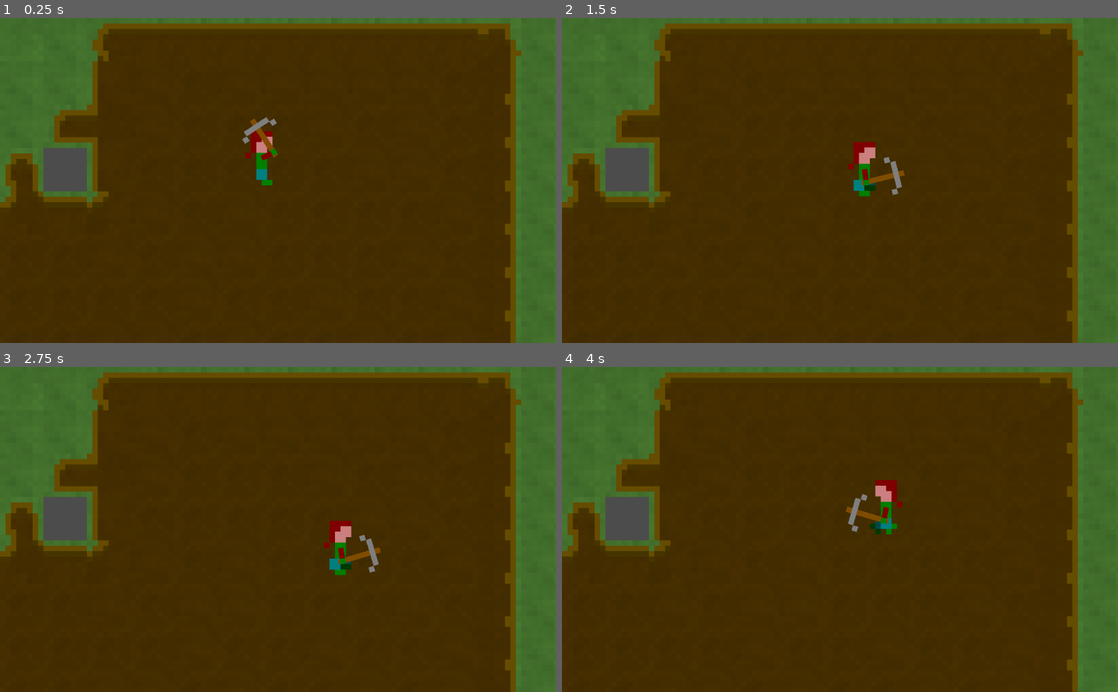
Above: before the commit, frames 1-4 (two rows, left to right).
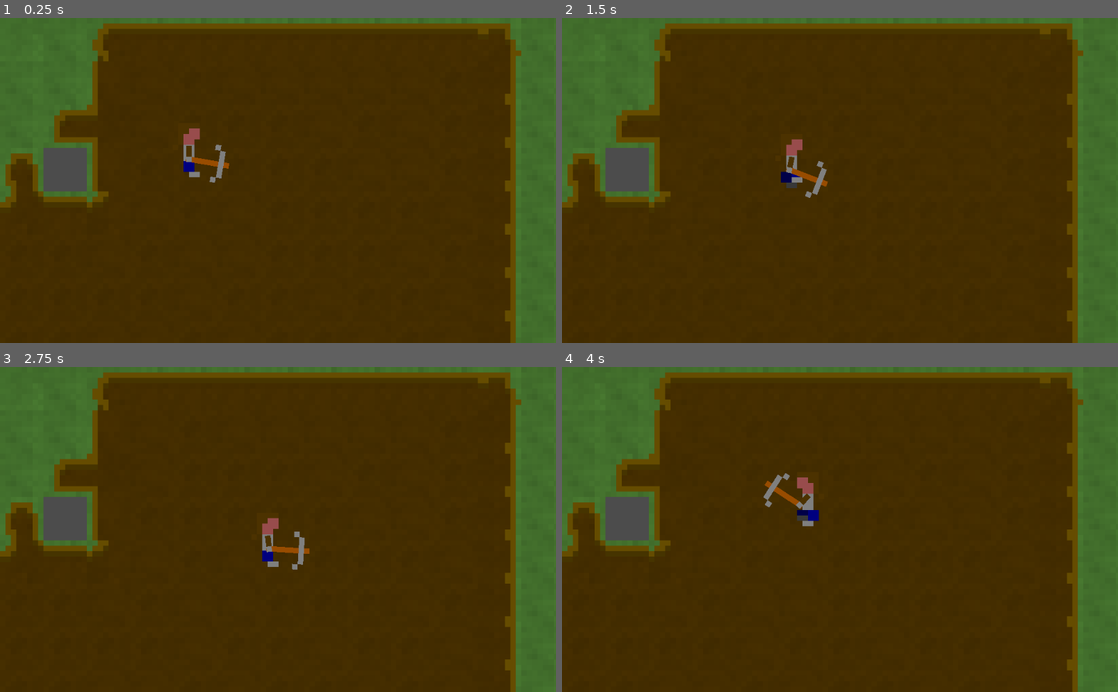
Above: after the commit, the same moments.

Repository: xarvh/residuals
Game: Godot game, scene res://scenes/Main.tscn
Two runs of this game, one before a commit and one after it. Both use one fixed random seed, a clock stepped at 60 frames per second and the inputs below.
Inputs:
- Up to frame 1 (0.25 s): no input
- Up to frame 2 (1.5 s): hold Right (ui_right) 0.53-1.28 s; hold Down (ui_down) from 1.28 s (still down)
- Up to frame 3 (2.75 s): release Down (ui_down) at 2.03 s; hold Right (ui_right) from 2.03 s (still down)
- Up to frame 4 (4 s): release Right (ui_right) at 2.78 s; hold Up (ui_up) 2.78-3.53 s; hold Left (ui_left) from 3.53 s (still down)

The runs differ from the first frame. In frame 1, 1.2% of the frame differs, in the area x 33-50%, y 30-52%; in frame 2, 1.3%; in frame 3, 1.3%; in frame 4, 1.3%, in the area x 36-62%, y 32-52%.

Commit message:
Manager uses animation player

Diff:
--- a/scenes/HumanCharacter.tscn
+++ b/scenes/HumanCharacter.tscn
@@ -1,57 +1,169 @@
-[gd_scene load_steps=10 format=2]
+[gd_scene load_steps=12 format=2]
 
-[ext_resource path="res://scripts/HumanCharacter.gd" type="Script" id=1]
-[ext_resource path="res://assets/legs.png" type="Texture" id=2]
-[ext_resource path="res://shaders/ColorizeRGB.shader" type="Shader" id=3]
-[ext_resource path="res://assets/torso_and_head.png" type="Texture" id=4]
-[ext_resource path="res://assets/arm.png" type="Texture" id=5]
-[ext_resource path="res://assets/pickaxe.png" type="Texture" id=6]
-
-[sub_resource type="ShaderMaterial" id=1]
-shader = ExtResource( 3 )
-shader_param/colorR = Vector3( 0.5, 0, 0 )
-shader_param/colorG = Vector3( 0, 0.5, 0 )
-shader_param/colorB = Vector3( 0, 0.5, 0.5 )
-
-[sub_resource type="ShaderMaterial" id=2]
-shader = ExtResource( 3 )
-shader_param/colorR = Vector3( 0.5, 0, 0 )
-shader_param/colorG = Vector3( 0, 0.5, 0 )
-shader_param/colorB = Vector3( 0.8, 0.5, 0.5 )
+[ext_resource path="res://assets/legs.png" type="Texture" id=1]
+[ext_resource path="res://assets/torso_and_head.png" type="Texture" id=2]
+[ext_resource path="res://assets/arm.png" type="Texture" id=3]
+[ext_resource path="res://assets/pickaxe.png" type="Texture" id=4]
+[ext_resource path="res://shaders/ColorizeRGB.shader" type="Shader" id=5]
 
 [sub_resource type="ShaderMaterial" id=3]
-shader = ExtResource( 3 )
-shader_param/colorR = Vector3( 0.5, 0.3, 0 )
+shader = ExtResource( 5 )
+shader_param/colorR = Vector3( 0.3, 0.2, 0 )
 shader_param/colorG = Vector3( 0.5, 0.5, 0.5 )
-shader_param/colorB = null
+shader_param/colorB = Vector3( 0, 0, 0.5 )
 
-[node name="HumanCharacter" type="Node2D"]
-position = Vector2( 239.985, 167.248 )
+[sub_resource type="ShaderMaterial" id=4]
+shader = ExtResource( 5 )
+shader_param/colorR = Vector3( 0.3, 0.2, 0 )
+shader_param/colorG = Vector3( 0.5, 0.5, 0.5 )
+shader_param/colorB = Vector3( 0.6, 0.3, 0.3 )
+
+[sub_resource type="ShaderMaterial" id=5]
+shader = ExtResource( 5 )
+shader_param/colorR = Vector3( 0.6, 0.3, 0 )
+shader_param/colorG = Vector3( 0.5, 0.5, 0.5 )
+shader_param/colorB = Vector3( 0, 0, 1 )
+
+[sub_resource type="Animation" id=6]
+resource_name = "Idle"
+tracks/0/type = "value"
+tracks/0/path = NodePath("Legs:frame")
+tracks/0/interp = 1
+tracks/0/loop_wrap = true
+tracks/0/imported = false
+tracks/0/enabled = true
+tracks/0/keys = {
+"times": PoolRealArray( 0 ),
+"transitions": PoolRealArray( 1 ),
+"update": 1,
+"values": [ 1 ]
+}
+tracks/1/type = "value"
+tracks/1/path = NodePath("Legs/Torso+Head/Arm:rotation_degrees")
+tracks/1/interp = 1
+tracks/1/loop_wrap = true
+tracks/1/imported = false
+tracks/1/enabled = true
+tracks/1/keys = {
+"times": PoolRealArray( 0 ),
+"transitions": PoolRealArray( 1 ),
+"update": 0,
+"values": [ 0.0 ]
+}
+
+[sub_resource type="Animation" id=2]
+resource_name = "SwingTool"
+length = 2.0
+tracks/0/type = "value"
+tracks/0/path = NodePath("Legs/Torso+Head/Arm:rotation_degrees")
+tracks/0/interp = 1
+tracks/0/loop_wrap = true
+tracks/0/imported = false
+tracks/0/enabled = true
+tracks/0/keys = {
+"times": PoolRealArray( 0, 1 ),
+"transitions": PoolRealArray( 1, 1 ),
+"update": 0,
+"values": [ -128.069, -19.8549 ]
+}
+tracks/1/type = "value"
+tracks/1/path = NodePath("Legs:position")
+tracks/1/interp = 1
+tracks/1/loop_wrap = true
+tracks/1/imported = false
+tracks/1/enabled = true
+tracks/1/keys = {
+"times": PoolRealArray( 1, 1.5 ),
+"transitions": PoolRealArray( 1, 1 ),
+"update": 0,
+"values": [ Vector2( 0, -1 ), Vector2( 0, 0 ) ]
+}
+tracks/2/type = "value"
+tracks/2/path = NodePath("Legs/Torso+Head:rotation_degrees")
+tracks/2/interp = 1
+tracks/2/loop_wrap = true
+tracks/2/imported = false
+tracks/2/enabled = true
+tracks/2/keys = {
+"times": PoolRealArray( 0.5, 1, 2 ),
+"transitions": PoolRealArray( 1, 1, 1 ),
+"update": 0,
+"values": [ 13.424, 19.4114, 0.0 ]
+}
+tracks/3/type = "value"
+tracks/3/path = NodePath("Legs:frame")
+tracks/3/interp = 1
+tracks/3/loop_wrap = true
+tracks/3/imported = false
+tracks/3/enabled = true
+tracks/3/keys = {
+"times": PoolRealArray( 0, 1, 1.5 ),
+"transitions": PoolRealArray( 1, 1, 1 ),
+"update": 1,
+"values": [ 1, 0, 3 ]
+}
+
+[sub_resource type="Animation" id=1]
+resource_name = "Walk"
+length = 6.0
+loop = true
+tracks/0/type = "value"
+tracks/0/path = NodePath("Legs:frame")
+tracks/0/interp = 1
+tracks/0/loop_wrap = true
+tracks/0/imported = false
+tracks/0/enabled = true
+tracks/0/keys = {
+"times": PoolRealArray( 0, 1, 2, 3, 4, 5 ),
+"transitions": PoolRealArray( 1, 1, 1, 1, 1, 1 ),
+"update": 1,
+"values": [ 0, 1, 2, 3, 4, 5 ]
+}
+tracks/1/type = "value"
+tracks/1/path = NodePath("Legs/Torso+Head/Arm:rotation_degrees")
+tracks/1/interp = 1
+tracks/1/loop_wrap = true
+tracks/1/imported = false
+tracks/1/enabled = true
+tracks/1/keys = {
+"times": PoolRealArray( 0, 3 ),
+"transitions": PoolRealArray( 1, 1 ),
+"update": 0,
+"values": [ 21.1757, -52.7455 ]
+}
+
+[node name="Node2D" type="Node2D"]
+position = Vector2( 183, 129 )
 scale = Vector2( 10, 10 )
-script = ExtResource( 1 )
 
 [node name="Legs" type="Sprite" parent="."]
-material = SubResource( 1 )
-position = Vector2( -0.5, -5.4 )
+material = SubResource( 3 )
+texture = ExtResource( 1 )
+hframes = 6
+frame = 1
+
+[node name="Torso+Head" type="Sprite" parent="Legs"]
+material = SubResource( 4 )
+position = Vector2( -0.0658932, 2.66441 )
 texture = ExtResource( 2 )
-hframes = 6
+offset = Vector2( 0.0658932, -1.66441 )
 
-[node name="Head" type="Sprite" parent="Legs"]
-material = SubResource( 2 )
-position = Vector2( 0, 1 )
+[node name="Arm" type="Sprite" parent="Legs/Torso+Head"]
+material = SubResource( 3 )
+position = Vector2( 0.0518665, -2.2413 )
+z_index = 1
+texture = ExtResource( 3 )
+offset = Vector2( -0.495468, 0.845141 )
+
+[node name="Pickaxe" type="Sprite" parent="Legs/Torso+Head/Arm"]
+material = SubResource( 5 )
+position = Vector2( 3.306, 3.34567 )
+rotation = 1.74096
+z_index = -1
 texture = ExtResource( 4 )
 
-[node name="Arm" type="Sprite" parent="Legs/Head"]
-material = SubResource( 2 )
-rotation = -0.0796173
-z_index = 1
-texture = ExtResource( 5 )
-offset = Vector2( -0.5, 1 )
-
-[node name="Pickaxe" type="Sprite" parent="Legs/Head/Arm"]
-material = SubResource( 3 )
-position = Vector2( -0.611881, 2.37674 )
-rotation = 1.46575
-z_index = -1
-texture = ExtResource( 6 )
-offset = Vector2( 0.611877, -3.76661 )
+[node name="AnimationPlayer" type="AnimationPlayer" parent="."]
+playback_speed = 6.0
+anims/Idle = SubResource( 6 )
+anims/SwingTool = SubResource( 2 )
+anims/Walk = SubResource( 1 )
--- a/scenes/HumanCharacterWithAnimationPlayer.tscn
+++ /dev/null
@@ -1,107 +0,0 @@
-[gd_scene load_steps=7 format=2]
-
-[ext_resource path="res://assets/legs.png" type="Texture" id=1]
-[ext_resource path="res://assets/torso_and_head.png" type="Texture" id=2]
-[ext_resource path="res://assets/arm.png" type="Texture" id=3]
-[ext_resource path="res://assets/pickaxe.png" type="Texture" id=4]
-
-[sub_resource type="Animation" id=2]
-resource_name = "SwingTool"
-length = 2.0
-tracks/0/type = "value"
-tracks/0/path = NodePath("Legs/Torso+Head/Arm:rotation_degrees")
-tracks/0/interp = 1
-tracks/0/loop_wrap = true
-tracks/0/imported = false
-tracks/0/enabled = true
-tracks/0/keys = {
-"times": PoolRealArray( 0, 1 ),
-"transitions": PoolRealArray( 1, 1 ),
-"update": 0,
-"values": [ -128.069, -19.8549 ]
-}
-tracks/1/type = "value"
-tracks/1/path = NodePath("Legs:position")
-tracks/1/interp = 1
-tracks/1/loop_wrap = true
-tracks/1/imported = false
-tracks/1/enabled = true
-tracks/1/keys = {
-"times": PoolRealArray( 1, 1.5 ),
-"transitions": PoolRealArray( 1, 1 ),
-"update": 0,
-"values": [ Vector2( 0, -1 ), Vector2( 0, 0 ) ]
-}
-tracks/2/type = "value"
-tracks/2/path = NodePath("Legs/Torso+Head:rotation_degrees")
-tracks/2/interp = 1
-tracks/2/loop_wrap = true
-tracks/2/imported = false
-tracks/2/enabled = true
-tracks/2/keys = {
-"times": PoolRealArray( 0.5, 1, 2 ),
-"transitions": PoolRealArray( 1, 1, 1 ),
-"update": 0,
-"values": [ 13.424, 19.4114, 0.0 ]
-}
-
-[sub_resource type="Animation" id=1]
-resource_name = "Walk"
-length = 6.0
-loop = true
-tracks/0/type = "value"
-tracks/0/path = NodePath("Legs:frame")
-tracks/0/interp = 1
-tracks/0/loop_wrap = true
-tracks/0/imported = false
-tracks/0/enabled = true
-tracks/0/keys = {
-"times": PoolRealArray( 0, 1, 2, 3, 4, 5 ),
-"transitions": PoolRealArray( 1, 1, 1, 1, 1, 1 ),
-"update": 1,
-"values": [ 0, 1, 2, 3, 4, 5 ]
-}
-tracks/1/type = "value"
-tracks/1/path = NodePath("Legs/Torso+Head/Arm:rotation_degrees")
-tracks/1/interp = 1
-tracks/1/loop_wrap = true
-tracks/1/imported = false
-tracks/1/enabled = true
-tracks/1/keys = {
-"times": PoolRealArray( 0, 3 ),
-"transitions": PoolRealArray( 1, 1 ),
-"update": 0,
-"values": [ 21.1757, -52.7455 ]
-}
-
-[node name="Node2D" type="Node2D"]
-position = Vector2( 183, 129 )
-scale = Vector2( 10, 10 )
-
-[node name="Legs" type="Sprite" parent="."]
-texture = ExtResource( 1 )
-hframes = 6
-frame = 3
-
-[node name="Torso+Head" type="Sprite" parent="Legs"]
-position = Vector2( -0.0658932, 2.66441 )
-texture = ExtResource( 2 )
-offset = Vector2( 0.0658932, -1.66441 )
-
-[node name="Arm" type="Sprite" parent="Legs/Torso+Head"]
-position = Vector2( 0.0518665, -2.2413 )
-rotation = -0.346533
-z_index = 1
-texture = ExtResource( 3 )
-offset = Vector2( -0.495468, 0.845141 )
-
-[node name="Sprite" type="Sprite" parent="Legs/Torso+Head/Arm"]
-position = Vector2( 3.306, 3.34567 )
-rotation = 1.74096
-z_index = -1
-texture = ExtResource( 4 )
-
-[node name="AnimationPlayer" type="AnimationPlayer" parent="."]
-playback_speed = 6.0
-anims/SwingTool = SubResource( 2 )
-anims/Walk = SubResource( 1 )
--- /dev/null
+++ b/scenes/HumanCharacter_Script.tscn
@@ -0,0 +1,57 @@
+[gd_scene load_steps=10 format=2]
+
+[ext_resource path="res://scripts/HumanCharacter.gd" type="Script" id=1]
+[ext_resource path="res://assets/legs.png" type="Texture" id=2]
+[ext_resource path="res://shaders/ColorizeRGB.shader" type="Shader" id=3]
+[ext_resource path="res://assets/torso_and_head.png" type="Texture" id=4]
+[ext_resource path="res://assets/arm.png" type="Texture" id=5]
+[ext_resource path="res://assets/pickaxe.png" type="Texture" id=6]
+
+[sub_resource type="ShaderMaterial" id=1]
+shader = ExtResource( 3 )
+shader_param/colorR = Vector3( 0.5, 0, 0 )
+shader_param/colorG = Vector3( 0, 0.5, 0 )
+shader_param/colorB = Vector3( 0, 0.5, 0.5 )
+
+[sub_resource type="ShaderMaterial" id=2]
+shader = ExtResource( 3 )
+shader_param/colorR = Vector3( 0.5, 0, 0 )
+shader_param/colorG = Vector3( 0, 0.5, 0 )
+shader_param/colorB = Vector3( 0.8, 0.5, 0.5 )
+
+[sub_resource type="ShaderMaterial" id=3]
+shader = ExtResource( 3 )
+shader_param/colorR = Vector3( 0.5, 0.3, 0 )
+shader_param/colorG = Vector3( 0.5, 0.5, 0.5 )
+shader_param/colorB = null
+
+[node name="HumanCharacter" type="Node2D"]
+position = Vector2( 239.985, 167.248 )
+scale = Vector2( 10, 10 )
+script = ExtResource( 1 )
+
+[node name="Legs" type="Sprite" parent="."]
+material = SubResource( 1 )
+position = Vector2( -0.5, -5.4 )
+texture = ExtResource( 2 )
+hframes = 6
+
+[node name="Head" type="Sprite" parent="Legs"]
+material = SubResource( 2 )
+position = Vector2( 0, 1 )
+texture = ExtResource( 4 )
+
+[node name="Arm" type="Sprite" parent="Legs/Head"]
+material = SubResource( 2 )
+rotation = -0.0796173
+z_index = 1
+texture = ExtResource( 5 )
+offset = Vector2( -0.5, 1 )
+
+[node name="Pickaxe" type="Sprite" parent="Legs/Head/Arm"]
+material = SubResource( 3 )
+position = Vector2( -0.611881, 2.37674 )
+rotation = 1.46575
+z_index = -1
+texture = ExtResource( 6 )
+offset = Vector2( 0.611877, -3.76661 )
--- a/scenes/Main.tscn
+++ b/scenes/Main.tscn
@@ -25,6 +25,6 @@
 "_editor_description_": ""
 }
 
-[node name="HumanCharacter" parent="." instance=ExtResource( 1 )]
-position = Vector2( 48.7076, 30.3108 )
+[node name="HumanCharacterAP" parent="." instance=ExtResource( 3 )]
+position = Vector2( 34.8328, 23.3723 )
 scale = Vector2( 1, 1 )
--- a/scripts/HumanManager.gd
+++ b/scripts/HumanManager.gd
@@ -18,8 +18,8 @@
 var sprite
 
 func _ready():
-    self.sprite = self.get_node('HumanCharacter')
-    self.sprite.walkingSpeed = 0
+    self.sprite = self.get_node('HumanCharacterAP')
+    #self.sprite.walkingSpeed = 0
 
 
 # Called every frame. 'delta' is the elapsed time since the previous frame.
@@ -37,11 +37,13 @@
     self.sprite.position.x += dx * delta * walkingSpeed
     self.sprite.position.y += dy * delta * walkingSpeed
 
-    self.sprite.walkingSpeed = walkingSpeed
+    self.sprite.get_node("AnimationPlayer").play("Walk")
+    #self.sprite.walkingSpeed = walkingSpeed
 
     if dx < 0: self.sprite.scale.x = -1
     if dx > 0: self.sprite.scale.x = 1
 
 
 func stand(delta):
-    self.sprite.walkingSpeed = 0
+    self.sprite.get_node("AnimationPlayer").play("Idle")
+    #self.sprite.walkingSpeed = 0
Not shown: 1 places in scenes/Main.tscn that only renumber resources
